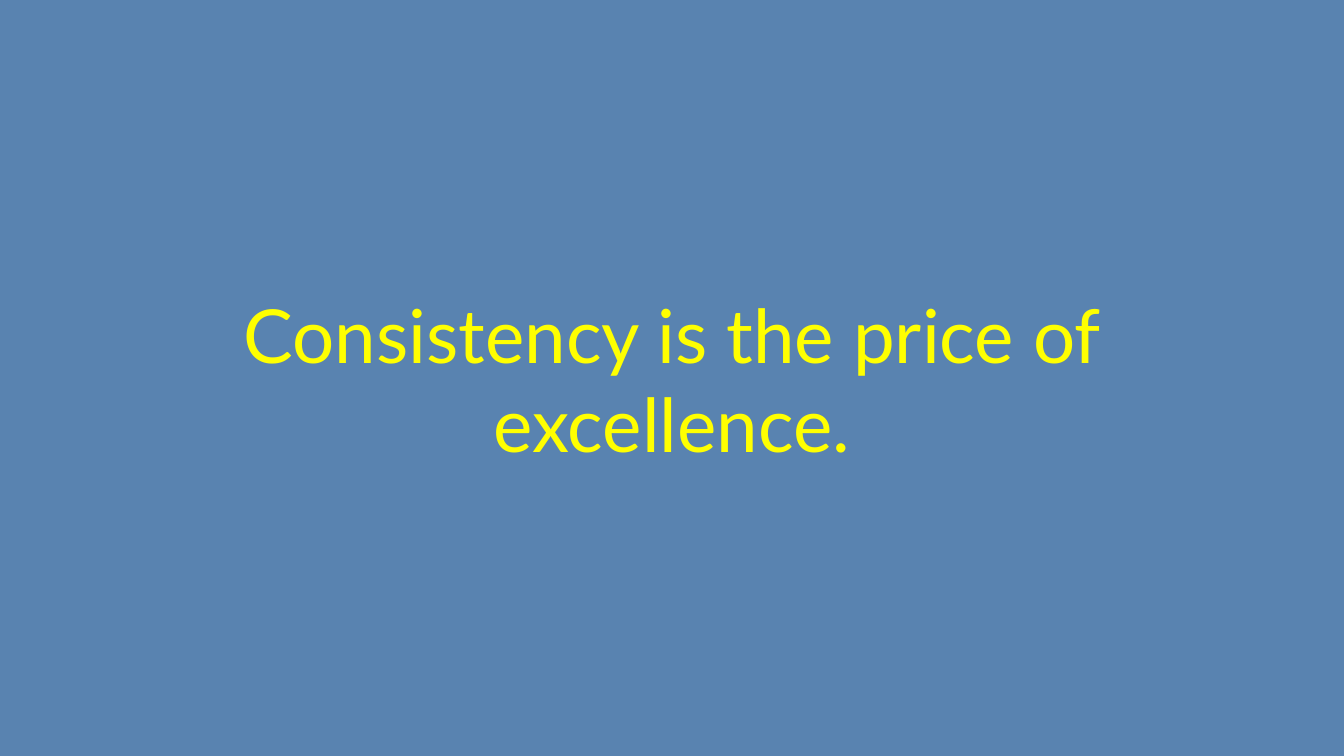
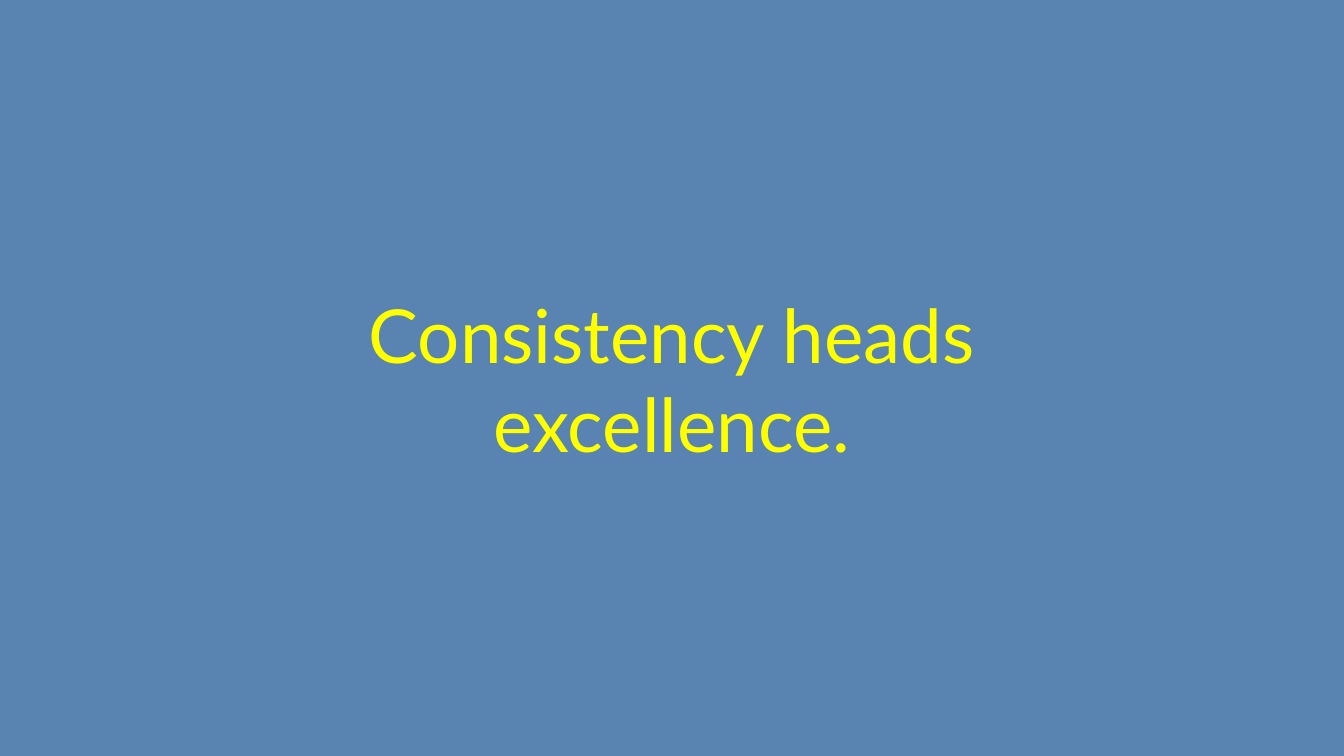
Before and after one commit to ex033067/configs, a slide deck: slide 12 of linux/auto-change-wallpaper/auto-wallpapers.odp. Drawn at 1344x756 pixels with LibreOffice and Linux fonts; fonts in the diff are those of the drawing. Boxes give left, top, right and bottom in pixels: in the first picture for what was removed or moved away, otherwise in the second. Text is boxed around its words. In the diff, an @@ line names an element or a change of style, - is before the commit and + after.

```diff
--- a/linux/auto-change-wallpaper/auto-wallpapers.odp
+++ b/linux/auto-change-wallpaper/auto-wallpapers.odp
@@ text at (x1=369, y1=308, x2=975, y2=453): text changed @@
-Consistency is the price of excellence.
+Consistency heads excellence.
```
Also in this commit, not shown: 1 other slide changed, 1 slide added, 1 other file.
